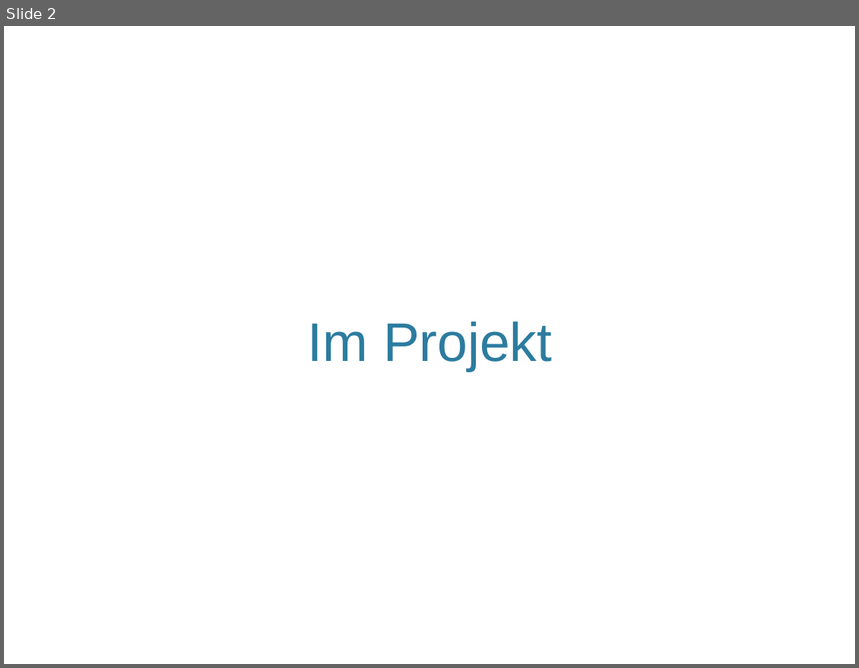
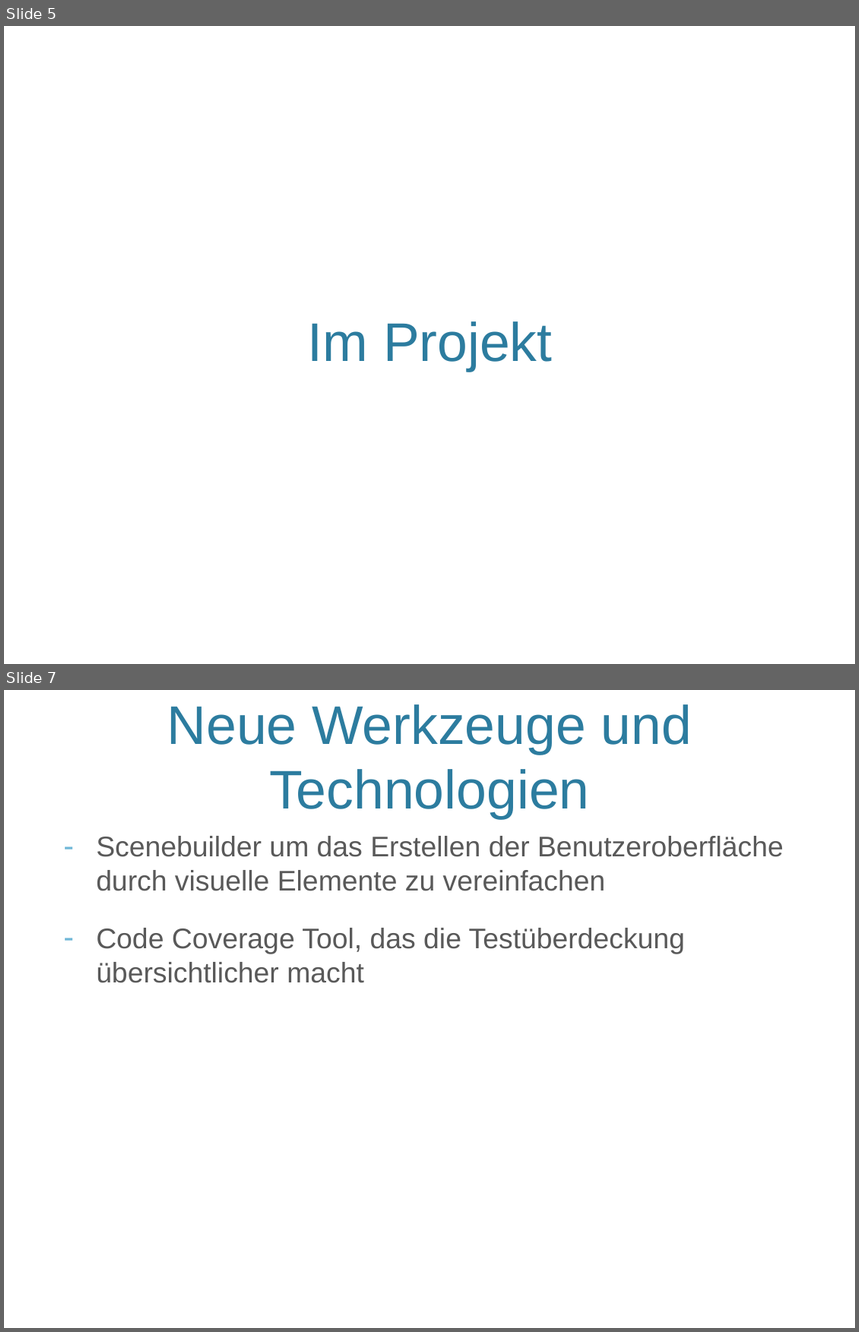
Before and after one commit to SWT-Projektgruppe-2015/Rollenspielmanager, a slide deck: Dokumente/SWT-Vortrag/SWTStudentenVortrag.pptx. Shown one above the other, each under a label of ours: slide 2 before the commit, slides 5 and 7 after it; the slides between them are not shown. The pictures are 859x668 and 859x1332 pixels, drawn with LibreOffice and Linux fonts; fonts in the diff are those of the drawing; background and template pictures are left out. Boxes give left, top, right and bottom in pixels: in the first picture for what was removed or moved away, otherwise in the second. Text is boxed around its words. In the diff, an @@ line names an element or a change of style, - is before the commit and + after.

```diff
--- a/Dokumente/SWT-Vortrag/SWTStudentenVortrag.pptx
+++ b/Dokumente/SWT-Vortrag/SWTStudentenVortrag.pptx
@@ slide 7 added at (4,690,855,1328), background picture (left out) @@
@@ title added at (167,704,692,819), 46 pt, text #2C7C9F @@
+Neue Werkzeuge und Technologien
@@ text added at (96,836,784,983), 24 pt, text #595959 @@
+– Scenebuilder um das Erstellen der Benutzeroberfläche durch visuelle Elemente zu vereinfachen
+– Code Coverage Tool, das die Testüberdeckung übersichtlicher macht
@@ what was slide 2 is now slide 5 @@
```
Also in this commit, not shown: 3 slides changed, 2 other slides added.
